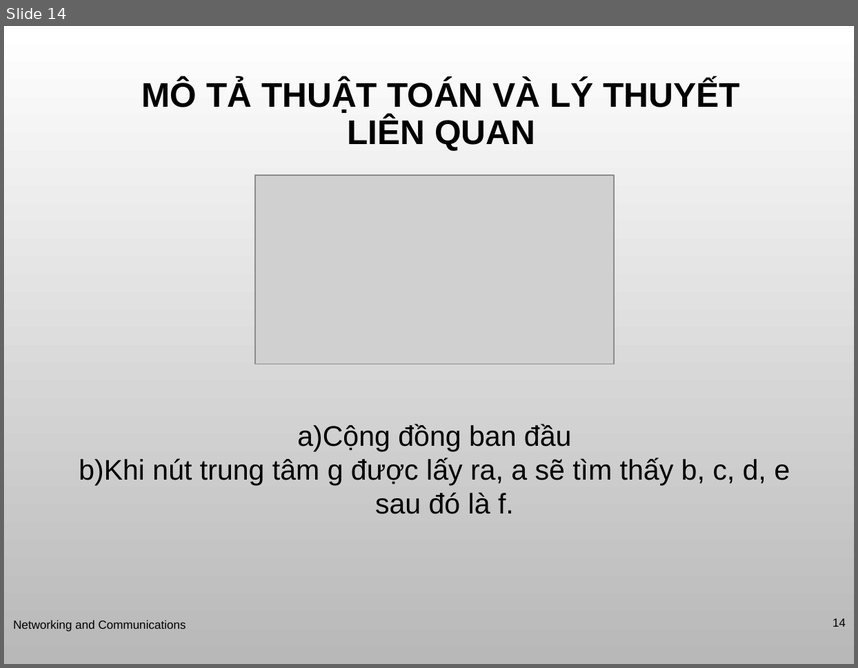
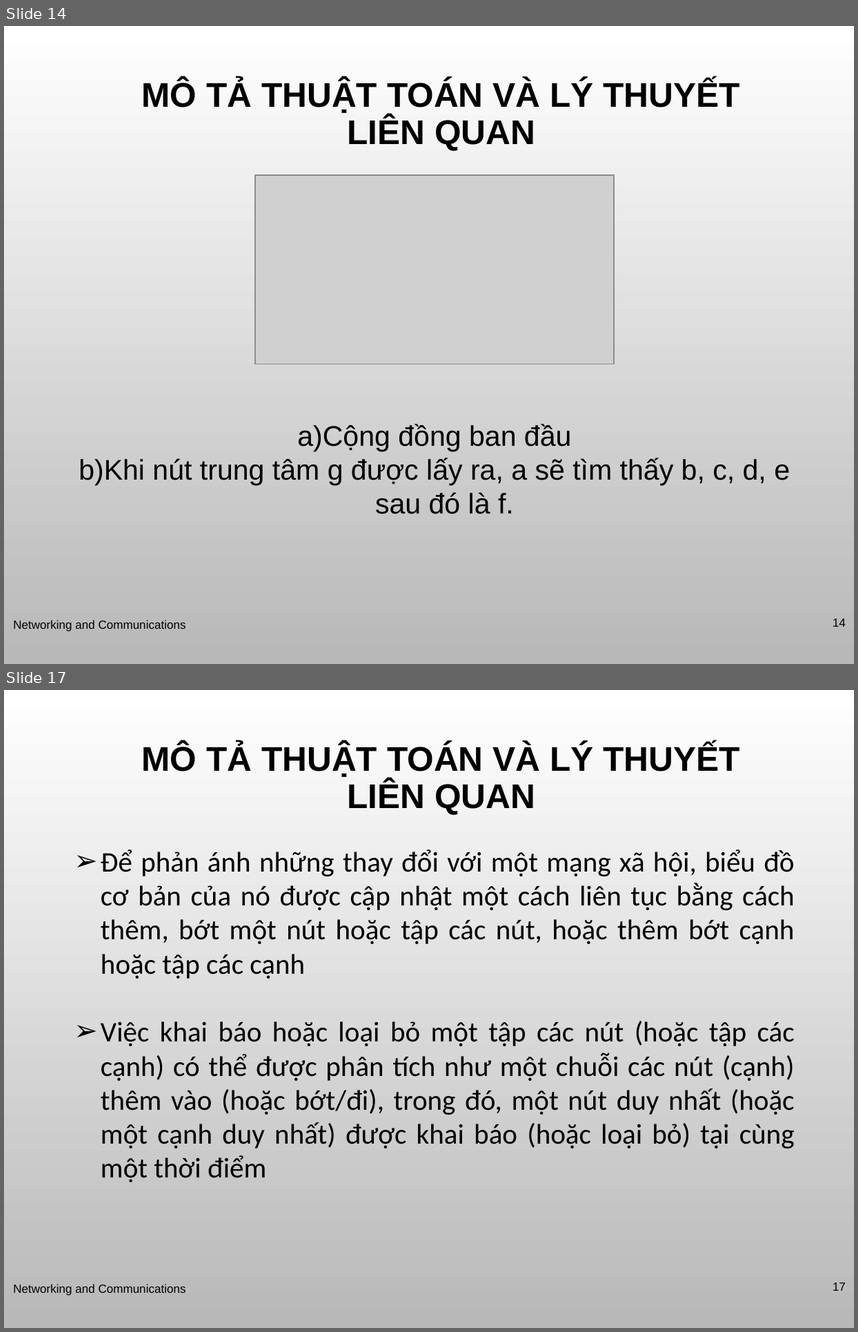
Before and after one commit to tunghd55/KLTN, a slide deck: Adaptive Algorithms for Detecting Community Structure in Dynamic.ppt. Shown one above the other, each under a label of ours: slide 14 before the commit, slides 14 and 17 after it; the slides between them are not shown. The pictures are 858x668 and 858x1332 pixels, drawn with LibreOffice and Linux fonts; fonts in the diff are those of the drawing; grey boxes stand for pictures; background and template pictures are left out. Boxes give left, top, right and bottom in pixels: in the first picture for what was removed or moved away, otherwise in the second. Text is boxed around its words. In the diff, an @@ line names an element or a change of style, - is before the commit and + after.

```diff
--- a/Adaptive Algorithms for Detecting Community Structure in Dynamic.ppt
+++ b/Adaptive Algorithms for Detecting Community Structure in Dynamic.ppt
@@ slide 17 added at (4,690,854,1328), background picture (left out) @@
@@ title added at (142,744,740,815), 29 pt, text #000000, bold @@
+MÔ TẢ THUẬT TOÁN VÀ LÝ THUYẾT LIÊN QUAN
@@ text added at (101,849,795,1182), 24 pt, text #000000 @@
+➢ Để phản ánh những thay đổi với một mạng xã hội, biểu đồ cơ bản của nó được cập nhật một cách liên tục bằng cách thêm, bớt một nút hoặc tập các nút, hoặc thêm bớt cạnh hoặc tập các cạnh
+➢ Việc khai báo hoặc loại bỏ một tập các nút (hoặc tập các cạnh) có thể được phân tích như một chuỗi các nút (cạnh) thêm vào (hoặc bớt/đi), trong đó, một nút duy nhất (hoặc một cạnh duy nhất) được khai báo (hoặc loại bỏ) tại cùng một thời điểm
@@ text added at (13,1283,186,1295), 10 pt, text #000000 @@
+Networking and Communications
@@ page number added at (833,1282,846,1290), 10 pt, text #000000 @@
+17
```
Also in this commit, not shown: 1 slide changed, 13 other slides added, 6 other files.
